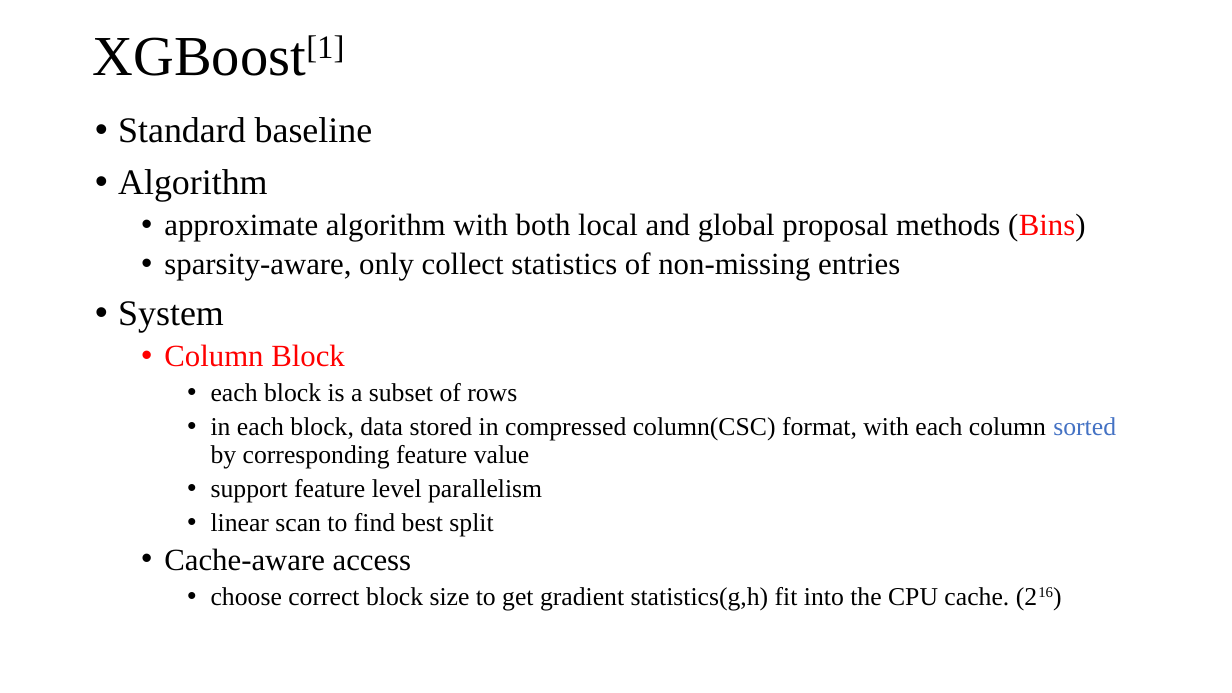
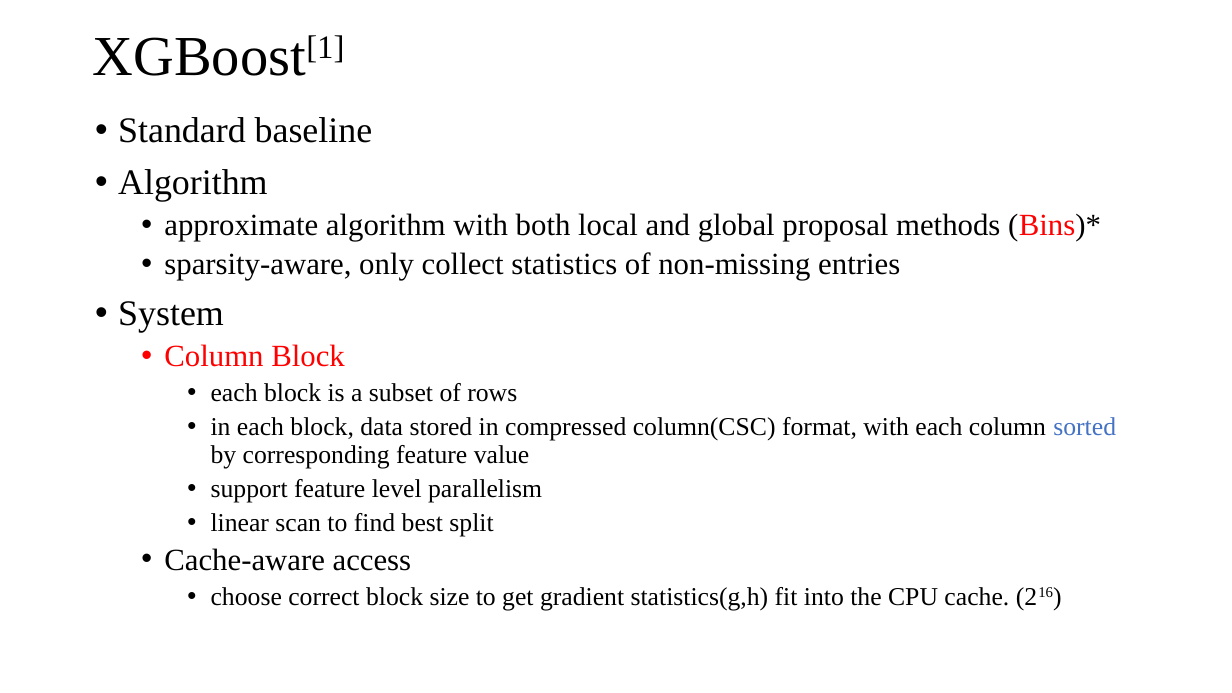
Before and after one commit to DSC-SPIDAL/harp, a slide deck: slide 8 of doc/meeting/0919-DistributedGBT-II/DistributedGBT-II-09192018.pptx. Drawn at 1232x693 pixels with LibreOffice and Linux fonts; fonts in the diff are those of the drawing. Boxes give left, top, right and bottom in pixels: in the first picture for what was removed or moved away, otherwise in the second. Text is boxed around its words. In the diff, an @@ line names an element or a change of style, - is before the commit and + after.

```diff
--- a/doc/meeting/0919-DistributedGBT-II/DistributedGBT-II-09192018.pptx
+++ b/doc/meeting/0919-DistributedGBT-II/DistributedGBT-II-09192018.pptx
@@ text at (x1=164, y1=213, x2=1101, y2=241): text changed @@
-  • approximate algorithm with both local and global proposal methods (Bins)
+  • approximate algorithm with both local and global proposal methods (Bins)*
```
Also in this commit, not shown: 14 other slides changed, 1 slide added, 1 slide removed, 4 other files.
